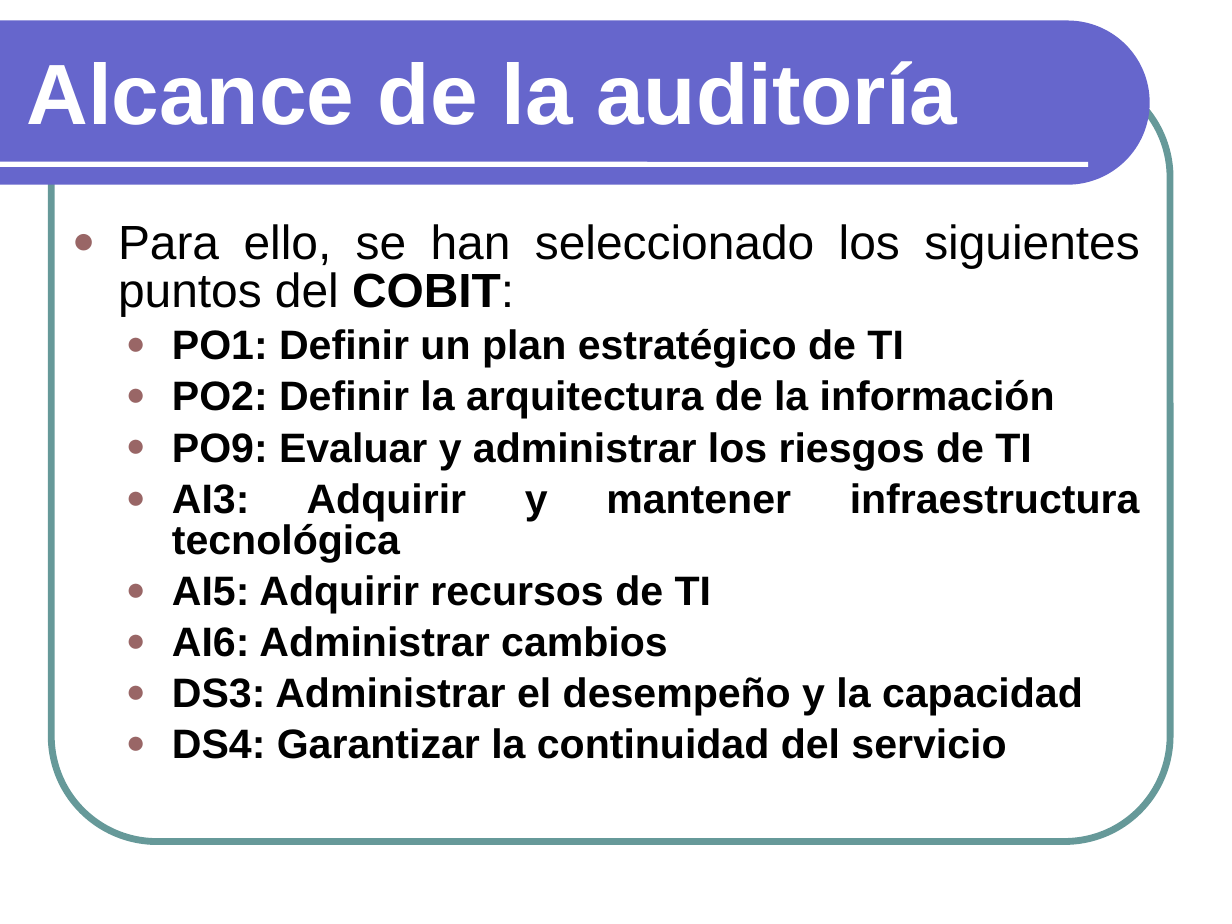
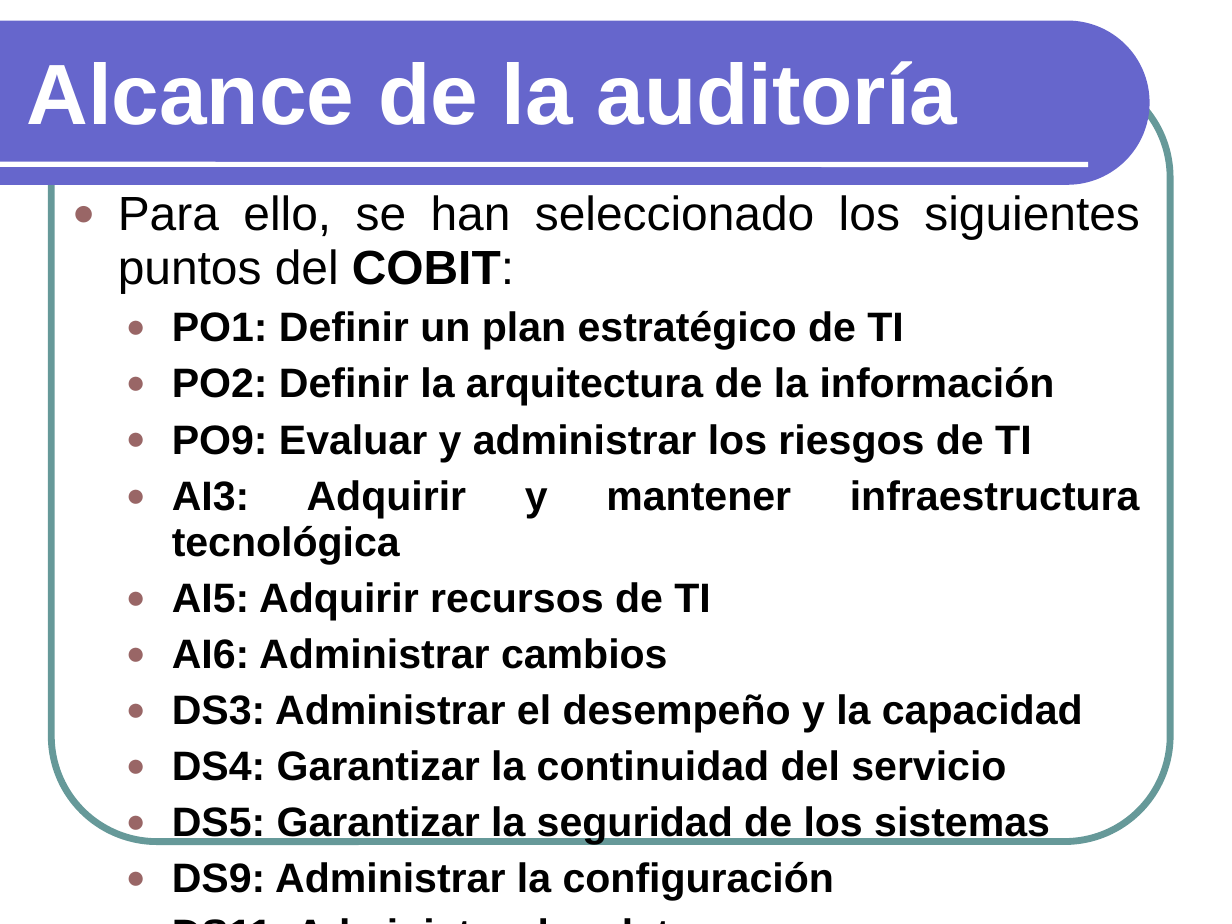
Before and after one commit to txedo/isi-auditoria, a slide deck: slide 10 of auditoria/presentacion/Presentacion.ppt. Drawn at 1232x924 pixels with LibreOffice and Linux fonts; fonts in the diff are those of the drawing. Boxes give left, top, right and bottom in pixels: in the first picture for what was removed or moved away, otherwise in the second. Text is boxed around its words. In the diff, an @@ line names an element or a change of style, - is before the commit and + after.

Commit message:
Añadida mi parte de la carta del director. Presentación: * He puesto los procesos que afectan a las partes auditadas (seccion alcance) * He añadido mi parte de las conclusiones

```diff
--- a/auditoria/presentacion/Presentacion.ppt
+++ b/auditoria/presentacion/Presentacion.ppt
@@ text "Para ello, se han seleccionado ...": place and size @@
-text "Para ello, se han seleccionado ..." at box(118, 224, 1140, 759)
+text "Para ello, se han seleccionado ..." at box(118, 195, 1140, 901)
@@ text at box(118, 195, 1140, 781): line spacing 0.83 to 0.93 @@
@@ text at box(172, 803, 1050, 901): paragraphs added @@
+  ● DS5: Garantizar la seguridad de los sistemas
+  ● DS9: Administrar la configuración
+  ● DS11: Administrar los datos
+  ● DS12: Administrar el ambiente físico
```
Also in this commit, not shown: 14 other slides changed, 4 slides added, 4 slides removed, 1 other file.
